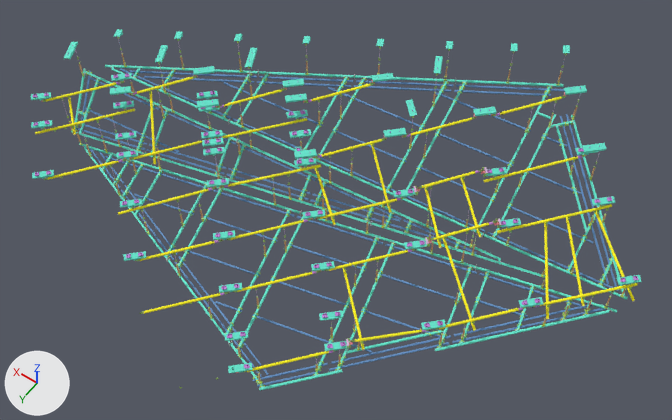
A saved change to the glTF model assets/img/soffit-11.glb.
Rendered twice from a 50 mm lens placed at (-10.48, 13.58, 20.47), pointed at (-0.92, 0.2, -0.55). Every picture has the same lights, and +X, +Y and +Z are marked at lower left. The older version comes first. Where no turn or scale is listed for an object, it has been applied to the vertices.
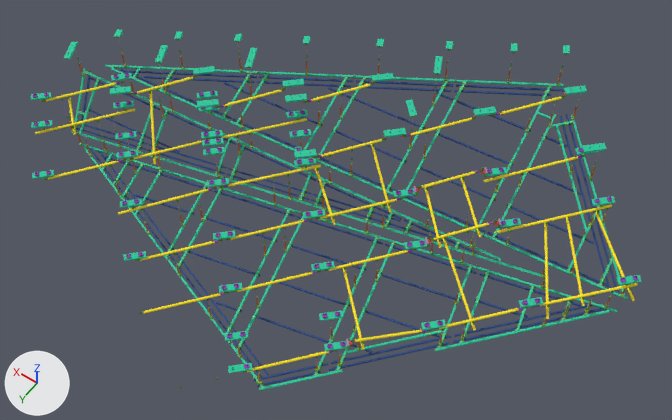
Pixel boxes (x1, y1, x2, y2) of what changed, in the pictures (672 x 420 px):
```json
{"object": "Mesh_0", "change": "recoloured", "before": [31, 29, 641, 391], "after": [31, 29, 641, 391], "on screen": "darker"}
```

The change, as JSON lines over the scene's bpy script:
```json
{"op": "set", "path": "mat_material_6.base_color", "old": "(0.125, 0.792, 0.616)", "new": "(0.0144, 0.591, 0.337)", "note": "cyan #63e6ce -> green #20ca9d"}
{"op": "set", "path": "mat_material_7.base_color", "old": "(0.573, 0.22, 0.694)", "new": "(0.287, 0.0395, 0.44)", "note": "purple #c781d9 -> purple #9238b1"}
{"op": "set", "path": "mat_material_8.base_color", "old": "(0.239, 0.0, 0.639)", "new": "(0.0467, 0.0, 0.366)", "note": "purple #8600d1 -> purple #3d00a3"}
{"op": "set", "path": "mat_material_9.base_color", "old": "(0.753, 0.161, 0.553)", "new": "(0.527, 0.0222, 0.266)", "note": "pink #e170c4 -> pink #c0298d"}
{"op": "set", "path": "mat_material_10.base_color", "old": "(0.906, 0.325, 0.361)", "new": "(0.799, 0.0865, 0.107)", "note": "pink #f49aa2 -> red #e7535c"}
{"op": "set", "path": "mat_material_11.base_color", "old": "(0.118, 0.263, 0.514)", "new": "(0.013, 0.0561, 0.227)", "note": "blue #608cbe -> blue #1e4383"}
```
